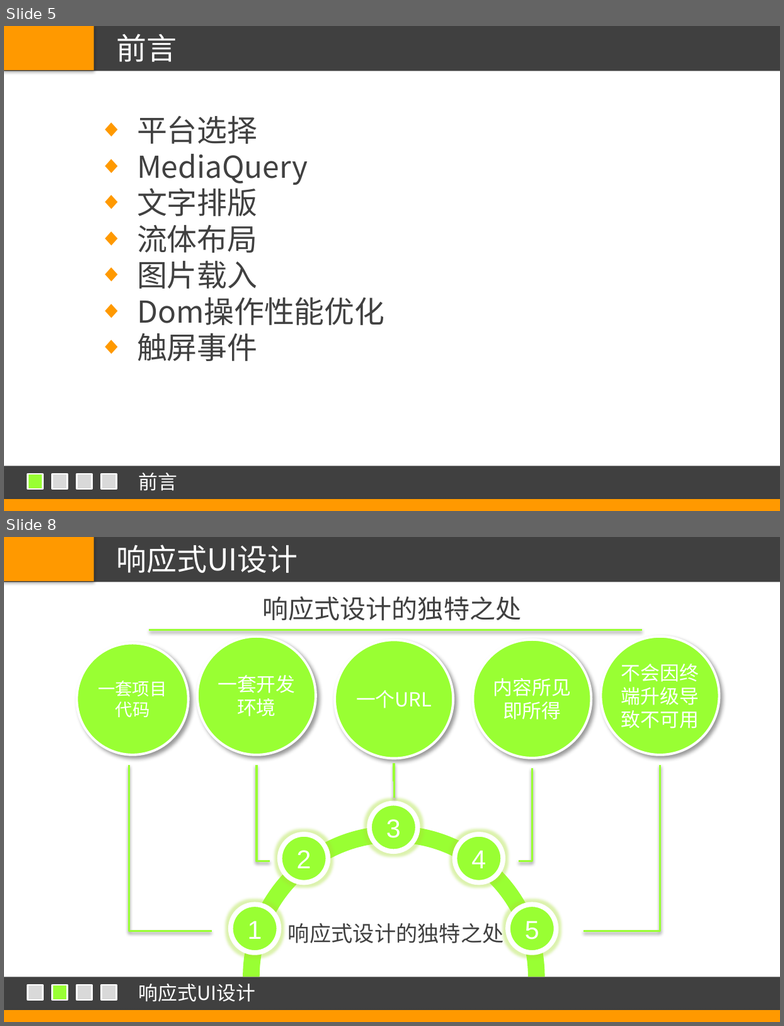
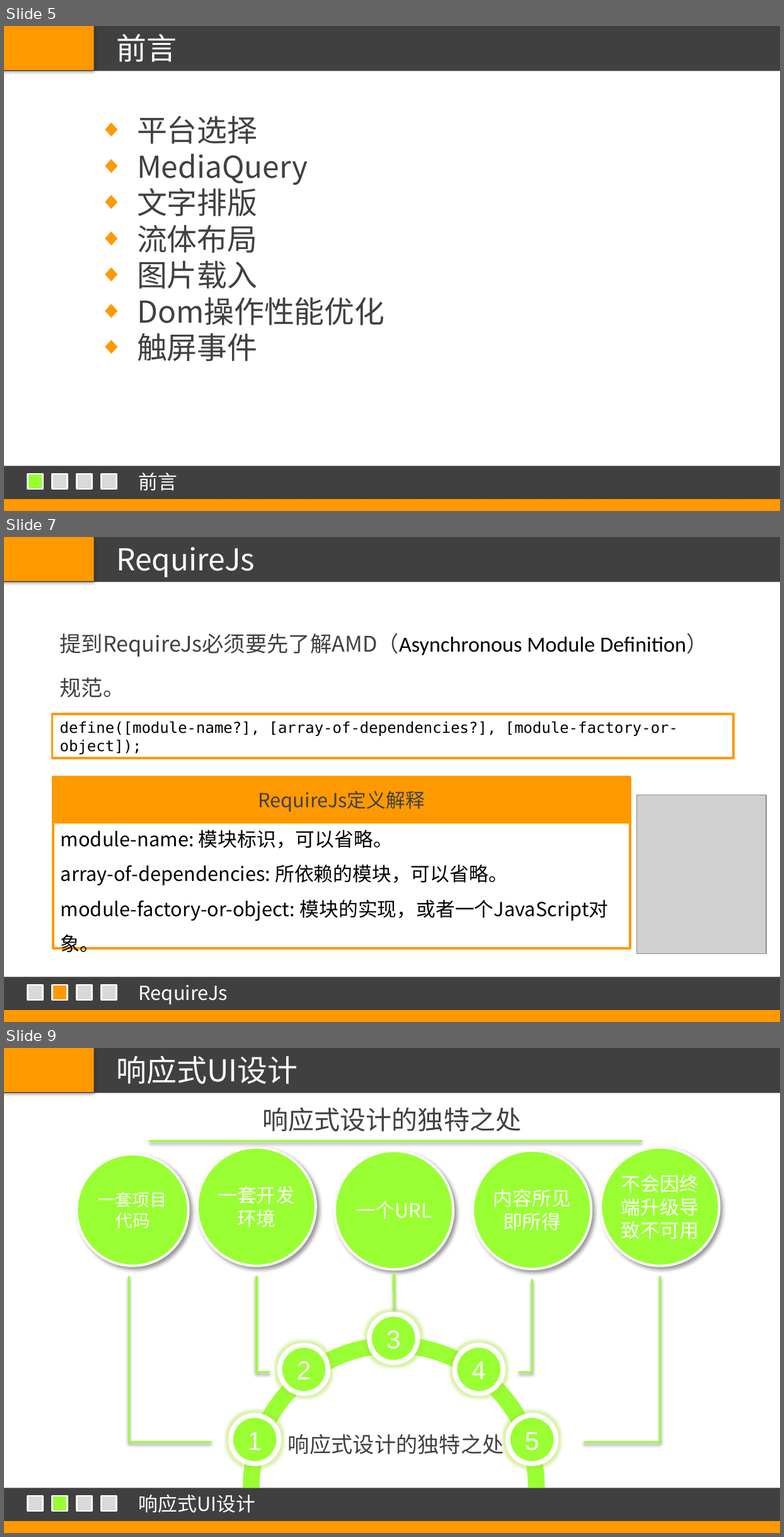
Before and after one commit to ssdut-nowind/NeusoftApp, a slide deck: doc/移动端Web开发框架讨论.pptx. Shown one above the other, each under a label of ours: slides 5 and 8 before the commit, slides 5, 7 and 9 after it; the slides between them are not shown. The pictures are 784x1026 and 784x1537 pixels, drawn with LibreOffice and Linux fonts; fonts in the diff are those of the drawing; grey boxes stand for pictures. Boxes give left, top, right and bottom in pixels: in the first picture for what was removed or moved away, otherwise in the second. Text is boxed around its words. In the diff, an @@ line names an element or a change of style, - is before the commit and + after.

```diff
--- a/doc/移动端Web开发框架讨论.pptx
+++ b/doc/移动端Web开发框架讨论.pptx
@@ slide 7 added at <box>4,537,780,1022</box>, background #FFFFFF; not listed: 4 template elements that a slide beside it also shows @@
@@ text added at <box>116,547,255,577</box>, 28 pt, text #FFFFFF @@
+RequireJs
@@ text added at <box>60,633,708,698</box>, 20 pt, text #000000 @@
+提到RequireJs必须要先了解AMD（Asynchronous Module Definition）规范。
@@ rectangle added at <box>52,714,734,758</box>, outline #FF9900 2.25 pt, 14 pt, text #000000 @@
+define([module-name?], [array-of-dependencies?], [module-factory-or-object]);
@@ rectangle added at <box>53,777,630,822</box>, fill #FF9900, outline #FF9900 2.25 pt, 18 pt, text #404040 @@
+RequireJs定义解释
@@ picture added at <box>637,795,766,954</box> @@
@@ rectangle added at <box>53,822,630,948</box>, outline #FF9900 2.25 pt, 18 pt, text #000000 @@
+module-name: 模块标识，可以省略。
+array-of-dependencies: 所依赖的模块，可以省略。
+module-factory-or-object: 模块的实现，或者一个JavaScript对象。
@@ rectangle added at <box>28,985,43,999</box>, fill #D9D9D9, outline #FFFFFF 1.5 pt @@
@@ rectangle added at <box>52,985,67,999</box>, fill #FF9900, outline #FFFFFF 1.5 pt @@
@@ rectangle added at <box>77,985,92,999</box>, fill #D9D9D9, outline #FFFFFF 1.5 pt @@
@@ rectangle added at <box>101,985,116,999</box>, fill #D9D9D9, outline #FFFFFF 1.5 pt @@
@@ text added at <box>139,985,228,1004</box>, 18 pt, text #FFFFFF @@
+RequireJs
@@ what was slide 8 is now slide 9 @@
```
Also in this commit, not shown: 2 slides changed, 1 other slide added, 1 slide removed.
